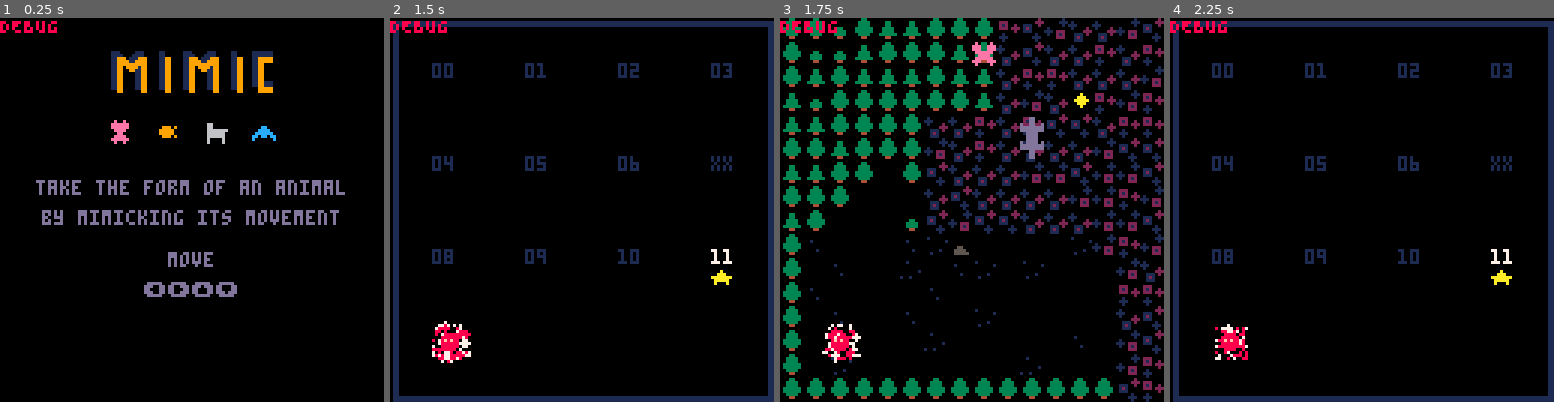
Above: before the commit, frames 1-4 (left to right).
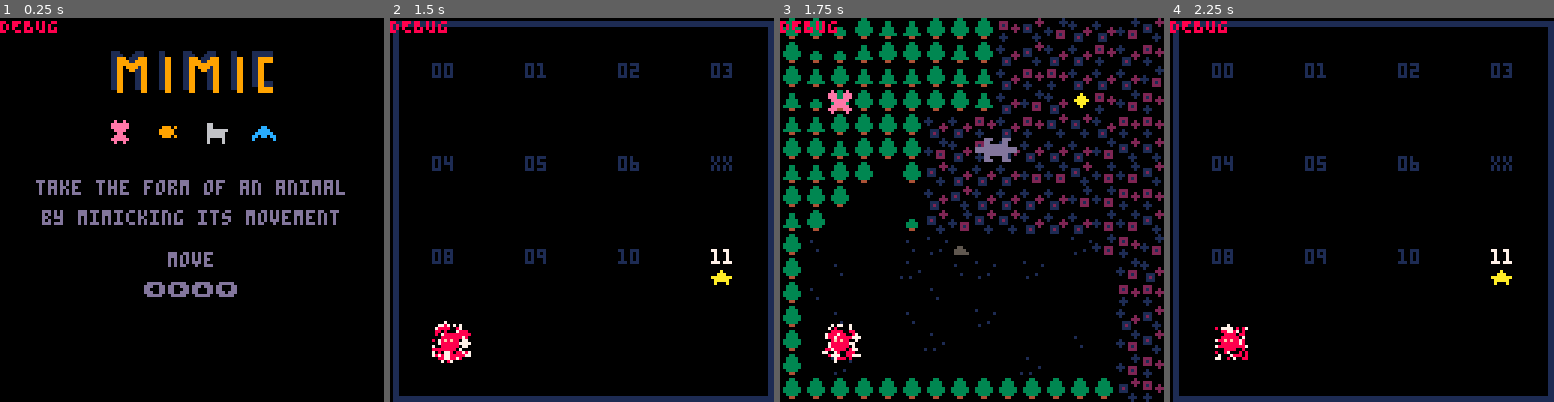
Above: after the commit, the same moments.

Repository: sourencho/mimic
Game: PICO-8 cartridge mimic.p8
The game is run twice, just before and just after one commit, with the same random seed, the same clock (stepped at 60 frames per second) and the same inputs.
Inputs:
- Up to frame 1 (0.25 s): no input
- Up to frame 2 (1.5 s): tap O (Z key) at 0.33, 0.7, 1.43 s; tap X (X key) at 1.07 s
- Up to frame 3 (1.75 s): no input
- Up to frame 4 (2.25 s): hold Left from 1.97 s (still down); tap X (X key) at 2.07 s; tap O (Z key) at 2.22 s

Frames 1-2 are identical in both runs. In frame 3, 1.5% of the frame differs, in the area x 12-100%, y 6-50%; in frame 4, nothing differs.

Commit message:
Change shape of llama to be 2,1

Diff:
--- a/mimic.p8
+++ b/mimic.p8
@@ -34,7 +34,7 @@
 butter_spr = {{21, nil}, {nil, nil}}
 bird_spr = {{23, nil}, {nil, nil}}
 frog_spr = {{53, nil}, {nil, nil}}
-llama_spr = {{11, nil}, {27, nil}}
+llama_spr = {{9, 10}, {nil, nil}}
 
 -- MAP AND TILES
 -- tile flag values
@@ -148,11 +148,11 @@
     },
     {
         spr_n = llama_spr,
-        pattern = {UP, UP, LEFT, RIGHT , DOWN, DOWN},
+        pattern = {DOWN, DOWN, DOWN, UP, UP, UP},
         move_abilities = {teru},
         push_abilities = {tree_small, rock_small},
         display_name = "ラマ",
-        shape = {1, 2}
+        shape = {2, 1}
     }
 }
 
@@ -860,7 +860,8 @@
             if a.spr != b.spr and a.spr_2 == nil and b.spr_2 == nil and
                not is_player(a) and not is_player(b) and
                is_mimic(a.pattern, b.pattern, #a.pattern, 0) and
-               a.no_trans_count <= 0 and b.no_trans_count <= 0 then
+               a.no_trans_count <= 0 and b.no_trans_count <= 0 and
+               a.shape[1] == b.shape[1] and a.shape[2] == b.shape[2] then
                 merge_animals(a, b)
                 play_player_sfx("transform")
                 transform_vfx(a, get_spr_col(b.spr), 20, get_spr_col(a.spr_2))
@@ -1370,7 +1371,7 @@
             else -- normal
                 spr(
                     spr_n + (a.frame * a.shape[1]),
-                    (a.x + (c-1)) *8,
+                    (a.x + (c-1))*8,
                     (a.y + (r-1))*8,
                     1, 1, a.flip_x)
             end
@@ -1859,7 +1860,7 @@
 
 
 __gff__
-0000000000000000000004030604000000000000000000000000000202000000000000000000000000020201000000000000000000000000000200000000000008101060606060020202020202028080040424404040400202020202000080800101214040404002020202020202000810101040404040020202020224212108
+0000000000000000000306020204000000000000000000000002020202000000000000000000000000020201000000000000000000000000000200000000000008101060606060020202020202028080040424404040400202020202000080800101214040404002020202020202000810101040404040020202020224212108
 0808080808080808080808080808080802020202020000000800000000000000020202020000000000000000000000000202020200000000000000000000000000000000000000000000000000000000000000000000000000000000000000000000000000000000000000000000000000000000000000000000000000000000
 __map__
 6060606060606060606060606060606000000000000000000000000000000000414171416161414141724141704141410000000000000000000000000000000060616162606060606060606060616060000000000000000000000000000000006057616061616060606061616060606100000000000000000000000000000000
Not shown, changed: 20 lines of the sprite sheet (__gfx__) section of mimic.p8
